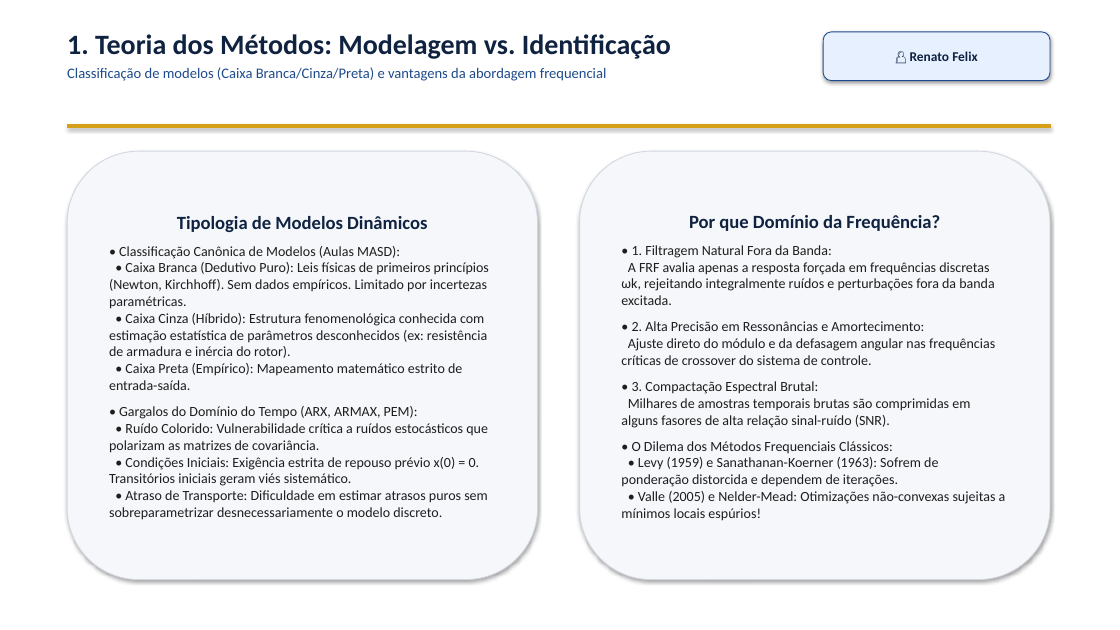
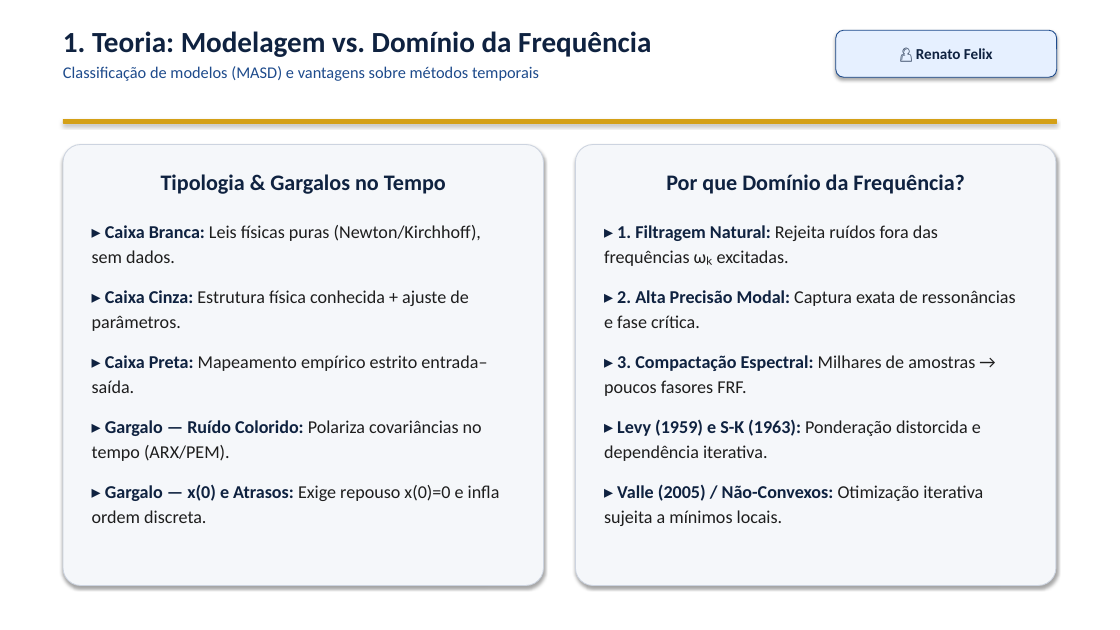
Before and after one commit to VPariz/masd-identificacao-n2cacgo, a slide deck: slide 2 of apresentacao/apresentacao_MASD_N2CACGO_IME.pptx. Drawn at 1120x630 pixels with LibreOffice and Linux fonts; fonts in the diff are those of the drawing. Boxes give left, top, right and bottom in pixels: in the first picture for what was removed or moved away, otherwise in the second. Text is boxed around its words. In the diff, an @@ line names an element or a change of style, - is before the commit and + after.

Commit message:
Improve slide readability, enlarge fonts, fix Simulink diagram, and add code validations to Pariz block

```diff
--- a/apresentacao/apresentacao_MASD_N2CACGO_IME.pptx
+++ b/apresentacao/apresentacao_MASD_N2CACGO_IME.pptx
@@ text at box(63, 31, 651, 81): text changed; size 12.5 to 14 pt @@
-1. Teoria dos Métodos: Modelagem vs. Identificação
-Classificação de modelos (Caixa Branca/Cinza/Preta) e vantagens da abordagem frequencial
+1. Teoria: Modelagem vs. Domínio da Frequência
+Classificação de modelos (MASD) e vantagens sobre métodos temporais
@@ rounded rectangle "👤 Renato Felix": place and size @@
-rounded rectangle "👤 Renato Felix" at box(823, 32, 1050, 81)
+rounded rectangle "👤 Renato Felix" at box(836, 30, 1057, 77)
@@ rounded rectangle "👤 Renato Felix" at box(836, 30, 1057, 77): size 11.5 to 13 pt @@
@@ rectangle: place and size @@
-rectangle at box(67, 124, 1050, 128)
+rectangle at box(63, 119, 1057, 123)
@@ rounded rectangle "Tipologia & Gargalos no Tempo" at box(63, 145, 544, 586): vertical alignment middle to top; outline #D2D7E1 0.75 pt to #CDD4E0 0.75 pt; proportions changed @@
@@ rounded rectangle "Tipologia & Gargalos no Tempo": place and size @@
-rounded rectangle "Tipologia & Gargalos no Tempo" at box(67, 151, 538, 580)
+rounded rectangle "Tipologia & Gargalos no Tempo" at box(63, 145, 544, 586)
@@ rounded rectangle "Por que Domínio da Frequência?": place and size @@
-rounded rectangle "Por que Domínio da Frequência?" at box(580, 151, 1050, 580)
+rounded rectangle "Por que Domínio da Frequência?" at box(576, 145, 1056, 586)
@@ rounded rectangle "Por que Domínio da Frequência?" at box(576, 145, 1056, 586): vertical alignment middle to top; outline #D2D7E1 0.75 pt to #CDD4E0 0.75 pt; proportions changed @@
@@ text in rounded rectangle at box(92, 174, 500, 523): text changed; size 12 to 15.5 pt @@
-Tipologia de Modelos Dinâmicos
-• Classificação Canônica de Modelos (Aulas MASD):
-• Caixa Branca (Dedutivo Puro): Leis físicas de primeiros princípios (Newton, Kirchhoff). Sem dados empíricos. Limitado por incertezas paramétricas.
-• Caixa Cinza (Híbrido): Estrutura fenomenológica conhecida com estimação estatística de parâmetros desconhecidos (ex: resistência de armadura e inércia do rotor).
-• Caixa Preta (Empírico): Mapeamento matemático estrito de entrada-saída.
-• Gargalos do Domínio do Tempo (ARX, ARMAX, PEM):
-• Ruído Colorido: Vulnerabilidade crítica a ruídos estocásticos que polarizam as matrizes de covariância.
-• Condições Iniciais: Exigência estrita de repouso prévio x(0) = 0. Transitórios iniciais geram viés sistemático.
-• Atraso de Transporte: Dificuldade em estimar atrasos puros sem sobreparametrizar desnecessariamente o modelo discreto.
+Tipologia & Gargalos no Tempo
+▸ Caixa Branca: Leis físicas puras (Newton/Kirchhoff), sem dados.
+▸ Caixa Cinza: Estrutura física conhecida + ajuste de parâmetros.
+▸ Caixa Preta: Mapeamento empírico estrito entrada–saída.
+▸ Gargalo — Ruído Colorido: Polariza covariâncias no tempo (ARX/PEM).
+▸ Gargalo — x(0) e Atrasos: Exige repouso x(0)=0 e infla ordem discreta.
@@ text in rounded rectangle at box(666, 174, 964, 194): size 16 to 19 pt in "Por que Domínio da Frequência?"; more space between paragraphs @@
@@ text in rounded rectangle at box(604, 225, 1016, 526): text changed; size 12 to 15.5 pt @@
-• 1. Filtragem Natural Fora da Banda:
-A FRF avalia apenas a resposta forçada em frequências discretas ωk, rejeitando integralmente ruídos e perturbações fora da banda excitada.
-• 2. Alta Precisão em Ressonâncias e Amortecimento:
-Ajuste direto do módulo e da defasagem angular nas frequências críticas de crossover do sistema de controle.
-• 3. Compactação Espectral Brutal:
-Milhares de amostras temporais brutas são comprimidas em alguns fasores de alta relação sinal-ruído (SNR).
-• O Dilema dos Métodos Frequenciais Clássicos:
-• Levy (1959) e Sanathanan-Koerner (1963): Sofrem de ponderação distorcida e dependem de iterações.
-• Valle (2005) e Nelder-Mead: Otimizações não-convexas sujeitas a mínimos locais espúrios!
+▸ 1. Filtragem Natural: Rejeita ruídos fora das frequências ωₖ excitadas.
+▸ 2. Alta Precisão Modal: Captura exata de ressonâncias e fase crítica.
+▸ 3. Compactação Espectral: Milhares de amostras → poucos fasores FRF.
+▸ Levy (1959) e S-K (1963): Ponderação distorcida e dependência iterativa.
+▸ Valle (2005) / Não-Convexos: Otimização iterativa sujeita a mínimos locais.
```
Also in this commit, not shown: 9 other slides changed, 4 slides added, 4 slides removed, 9 other files.
